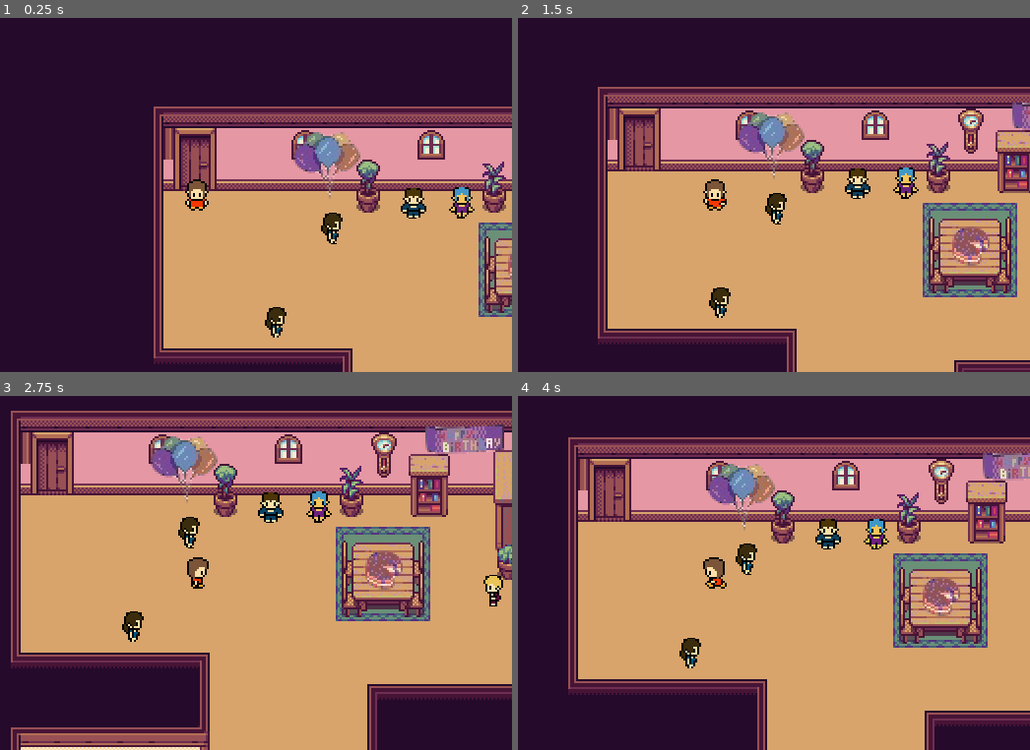
Above: before the commit, frames 1-4 (two rows, left to right).
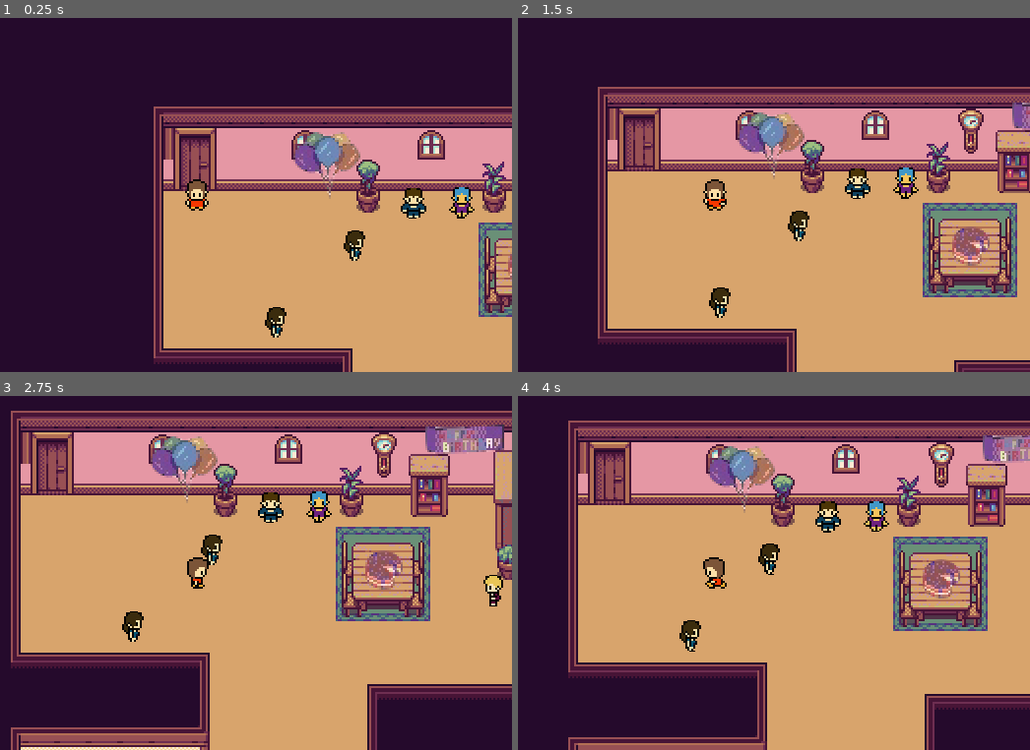
Above: after the commit, the same moments.

Repository: AnantAhuja/eJam2020
Game: Godot game, scene res://Indoors.tscn
Two runs of this game, one before a commit and one after it. Both use one fixed random seed, a clock stepped at 60 frames per second and the inputs below.
Inputs:
- Up to frame 1 (0.25 s): no input
- Up to frame 2 (1.5 s): tap Enter (ui_accept) at 0.5, 0.77 s; hold Right (ui_right) 0.53-1.28 s; hold Down (ui_down) from 1.28 s (still down)
- Up to frame 3 (2.75 s): tap Enter (ui_accept) at 1.52 s; release Down (ui_down) at 2.03 s; hold Right (ui_right) from 2.03 s (still down)
- Up to frame 4 (4 s): release Right (ui_right) at 2.78 s; hold Up (ui_up) 2.78-3.53 s; tap Enter (ui_accept) at 3.02, 3.5, 3.77 s; hold Left (ui_left) from 3.53 s (still down)

The runs differ from the first frame. In frame 1, 0.5% of the frame differs, in the area x 62-72%, y 55-69%; in frame 2, 0.5%; in frame 3, 0.5%; in frame 4, 33%, in the area x 9-100%, y 6-100%.

Commit message:
Final commit

Diff:
--- a/CanvasLayer.gd
+++ b/CanvasLayer.gd
@@ -1,24 +1,24 @@
-extends CanvasLayer
-
-# Declare member variables here. Examples:
-# var a = 2
-# var b = "text"
-
-
-# Called when the node enters the scene tree for the first time.
-func _ready():
-	self.connect("game_over", self, "gameover")
-
-func gameover():
-	$RichTextLabel.show()
-	$'../Music'.stop()
-	$Timer.start()
-
-# Called every frame. 'delta' is the elapsed time since the previous frame.
-#func _process(delta):
-#	pass
-
-
-func _on_Timer_timeout():
-	$RichTextLabel.hide()
-	$'../Music'.play()
+#extends CanvasLayer
+#
+## Declare member variables here. Examples:
+## var a = 2
+## var b = "text"
+#
+#
+## Called when the node enters the scene tree for the first time.
+#func _ready():
+#	self.connect("game_over", self, "gameover")
+#
+#func gameover():
+#	$RichTextLabel.show()
+#	$'../Music'.stop()
+#	$Timer.start()
+#
+## Called every frame. 'delta' is the elapsed time since the previous frame.
+##func _process(delta):
+##	pass
+#
+#
+#func _on_Timer_timeout():
+#	$RichTextLabel.hide()
+#	$'../Music'.play()
--- a/Indoors.tscn
+++ b/Indoors.tscn
@@ -124,9 +124,6 @@
 [node name="Uri" parent="." instance=ExtResource( 19 )]
 position = Vector2( 30.6345, 230.059 )
 
-[node name="Akari2" parent="." instance=ExtResource( 20 )]
-position = Vector2( 102.115, 66.8753 )
-
 [node name="Banner" type="Sprite" parent="."]
 position = Vector2( 242.273, 22.8257 )
 texture = ExtResource( 21 )
@@ -161,4 +158,7 @@
 [node name="CollisionShape2D" type="CollisionShape2D" parent="Drawer"]
 position = Vector2( 79.9635, 206.872 )
 shape = SubResource( 2 )
+
+[node name="Zira" parent="." instance=ExtResource( 20 )]
+position = Vector2( 113.656, 75.6958 )
 [connection signal="timeout" from="CanvasLayer/Timer" to="CanvasLayer" method="_on_Timer_timeout"]
--- a/dialogues/Jonah.json
+++ b/dialogues/Jonah.json
@@ -22,7 +22,7 @@
   },
   "post_loop_2": {
     "type": "text",
-    "content": "How much of that punch did you have?",
+    "content": "How much of that punch did you have?"
   },
   "second": {
     "type": "question",
@@ -94,6 +94,18 @@
   },
   "final_dialogue": {
     "type": "text",
-    "content": "Delicious, finally some good food! Thanks"
+    "content": "Delicious, finally some good food! Thanks",
+    "next": "fulfil"
+  },
+  "fulfil": {
+    "type": "action",
+    "operation": "variable",
+    "dictionary": "variables",
+    "value": [
+      [
+        "is_jonah_fulfilled",
+        true
+      ]
+    ]
   }
 }
--- a/dialogues/Zira.json
+++ b/dialogues/Zira.json
@@ -18,7 +18,8 @@
   "end_dialog":
   {
     "type": "text",
-    "content": "Oh wow, that was quick. Thanks for cleaning my shirt and for lending me yours in the meantime. Enjoy your party!"
+    "content": "Oh wow, that was quick. Thanks for cleaning my shirt and for lending me yours in the meantime. Enjoy your party!",
+    "next": "fulfil"
   },
   "shirt_check_post": {
     "type": "divert",
@@ -127,17 +128,15 @@
     ],
     "next": "branch_1"
   },
-
-  "branch_": {
-    "type": "question",
-    "text": "",
-    "options": [
-      "",
-      ""
-    ],
-    "next": [
-      "",
-      ""
+  "fulfil": {
+    "type": "action",
+    "operation": "variable",
+    "dictionary": "variables",
+    "value": [
+      [
+        "is_zira_fulfilled",
+        true
+      ]
     ]
   }
 }
--- /dev/null
+++ b/dialogues/lee_washing_machine.json
@@ -0,0 +1,23 @@
+{
+  "first": {
+    "type": "text",
+    "content": "Alright, I think I’ve fixed it. It looks like the power was turned up to 11, somehow. That thing could have sucked you right up!",
+    "next": "branch_1"
+  },
+  "branch_1": {
+    "type": "text",
+    "content": "Thanks Lee, now please go enjoy the party.",
+    "next": "fulfil"
+  },
+  "fulfil": {
+    "type": "action",
+    "operation": "variable",
+    "dictionary": "variables",
+    "value": [
+      [
+        "is_lee_fulfilled",
+        true
+      ]
+    ]
+  }
+}
--- a/progress.gd
+++ b/progress.gd
@@ -5,7 +5,7 @@
 const upstairs = preload('res://Upstairs.tscn')
 const store = preload("res://Store.tscn")
 const PLAYER = preload("res://Player/Player.tscn")
-onready var dialogue = $Dialogue
+# onready var dialogue = $Dialogue
 var dialogues = { # Everytime the player talks with an NPC it will be stored here so the system use the "repeat" block (if available) on the next interaction.
 #	'question': true # This is here just for demonstration (and debugging) pourposes.
 }
@@ -30,8 +30,8 @@
 func go_to_store():
 	if variables['store_open']:
 		get_tree().change_scene_to(store)
-	else:
-		dialogue.initiate('main_door')
+#	else:
+#		dialogue.initiate('main_door')
 
 func go_back_home():
 	get_tree().change_scene_to(indoors)
Not shown, changed: MacOS/eJam 2020.dmg
Not shown, changed: Windows/eJam 2020.pck
Not shown, changed: dialogues/.DS_Store
